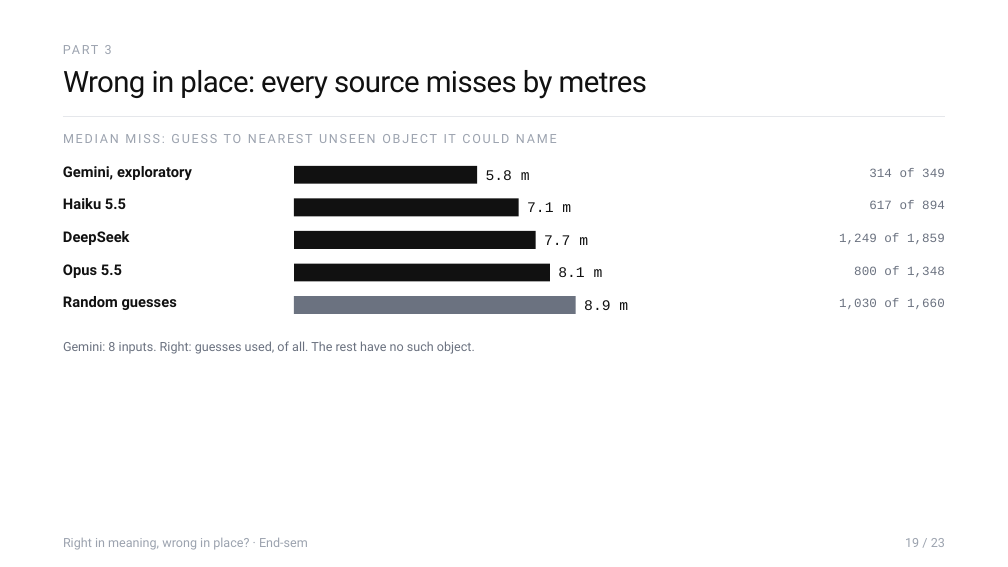
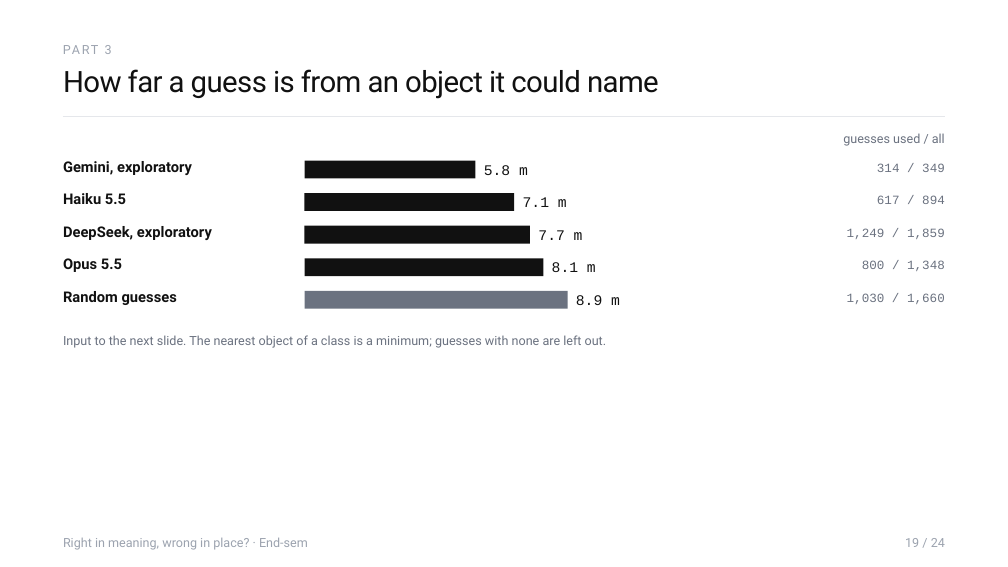
Before and after one commit to Sher110106/validity-aware-active-semantic-exploration, a slide deck: slide 19 of docs/endsem_2026-11/ASP_Endsem.pptx. Drawn at 1008x567 pixels with LibreOffice and Linux fonts; fonts in the diff are those of the drawing. Boxes give left, top, right and bottom in pixels: in the first picture for what was removed or moved away, otherwise in the second. Text is boxed around its words. In the diff, an @@ line names an element or a change of style, - is before the commit and + after.

```diff
--- a/docs/endsem_2026-11/ASP_Endsem.pptx
+++ b/docs/endsem_2026-11/ASP_Endsem.pptx
@@ text at box(63, 69, 659, 99): text changed @@
-Wrong in place: every source misses by metres
+How far a guess is from an object it could name
@@ text at box(843, 133, 945, 146): text changed; text colour #9CA3AF to #6B7280 @@
-MEDIAN MISS: GUESS TO NEAREST UNSEEN OBJECT IT COULD NAME
+guesses used / all
@@ text "Gemini, exploratory": place and size @@
-text "Gemini, exploratory" at box(63, 166, 192, 180)
+text "Gemini, exploratory" at box(63, 161, 192, 175)
@@ rectangle: place and size @@
-rectangle at box(294, 166, 477, 184)
+rectangle at box(305, 160, 476, 178)
@@ text "5.8 m": place and size @@
-text "5.8 m" at box(486, 170, 530, 180)
+text "5.8 m" at box(484, 165, 528, 175)
@@ text at box(877, 163, 945, 172): text changed @@
-314 of 349
+314 / 349
@@ text "Haiku 5.5": place and size @@
-text "Haiku 5.5" at box(63, 198, 126, 209)
+text "Haiku 5.5" at box(63, 193, 126, 204)
@@ rectangle: place and size @@
-rectangle at box(294, 198, 519, 216)
+rectangle at box(305, 194, 514, 212)
@@ text at box(877, 195, 945, 204): text changed @@
-617 of 894
+617 / 894
@@ text at box(63, 226, 212, 240): text changed @@
-DeepSeek
+DeepSeek, exploratory
@@ rectangle: place and size @@
-rectangle at box(294, 231, 536, 250)
+rectangle at box(305, 226, 530, 244)
@@ text at box(847, 228, 945, 239): text changed @@
-1,249 of 1,859
+1,249 / 1,859
@@ text "Opus 5.5": place and size @@
-text "Opus 5.5" at box(63, 264, 122, 278)
+text "Opus 5.5" at box(63, 258, 122, 272)
@@ rectangle: place and size @@
-rectangle at box(294, 264, 550, 282)
+rectangle at box(305, 259, 544, 277)
@@ 3 texts: place and size @@
-3 texts at box(527, 202, 603, 277)
+3 texts at box(523, 197, 596, 272)
@@ text at box(862, 260, 945, 271): text changed @@
-800 of 1,348
+800 / 1,348
@@ text "Random guesses": place and size @@
-text "Random guesses" at box(63, 296, 177, 310)
+text "Random guesses" at box(63, 291, 177, 305)
@@ rectangle: place and size @@
-rectangle at box(294, 296, 576, 315)
+rectangle at box(305, 291, 568, 309)
@@ text "8.9 m": place and size @@
-text "8.9 m" at box(584, 300, 628, 310)
+text "8.9 m" at box(576, 295, 620, 305)
@@ text at box(847, 293, 945, 304): text changed @@
-1,030 of 1,660
+1,030 / 1,660
@@ text at box(63, 335, 607, 348): text changed @@
-Gemini: 8 inputs. Right: guesses used, of all. The rest have no such object.
+Input to the next slide. The nearest object of a class is a minimum; guesses with none are left out.
@@ text at box(905, 538, 945, 547): text changed @@
-19 / 23
+19 / 24
```
Also in this commit, not shown: 24 other slides changed, 2 slides added, 6 other files.
